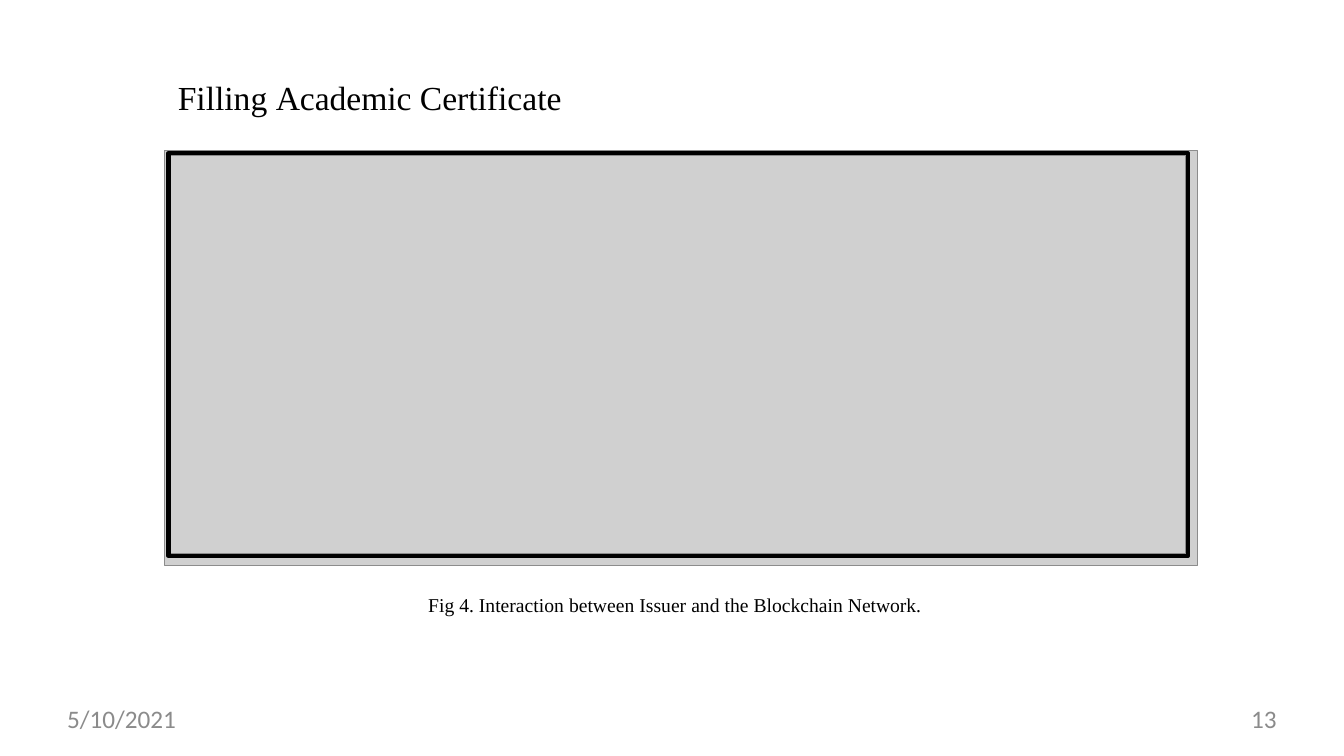
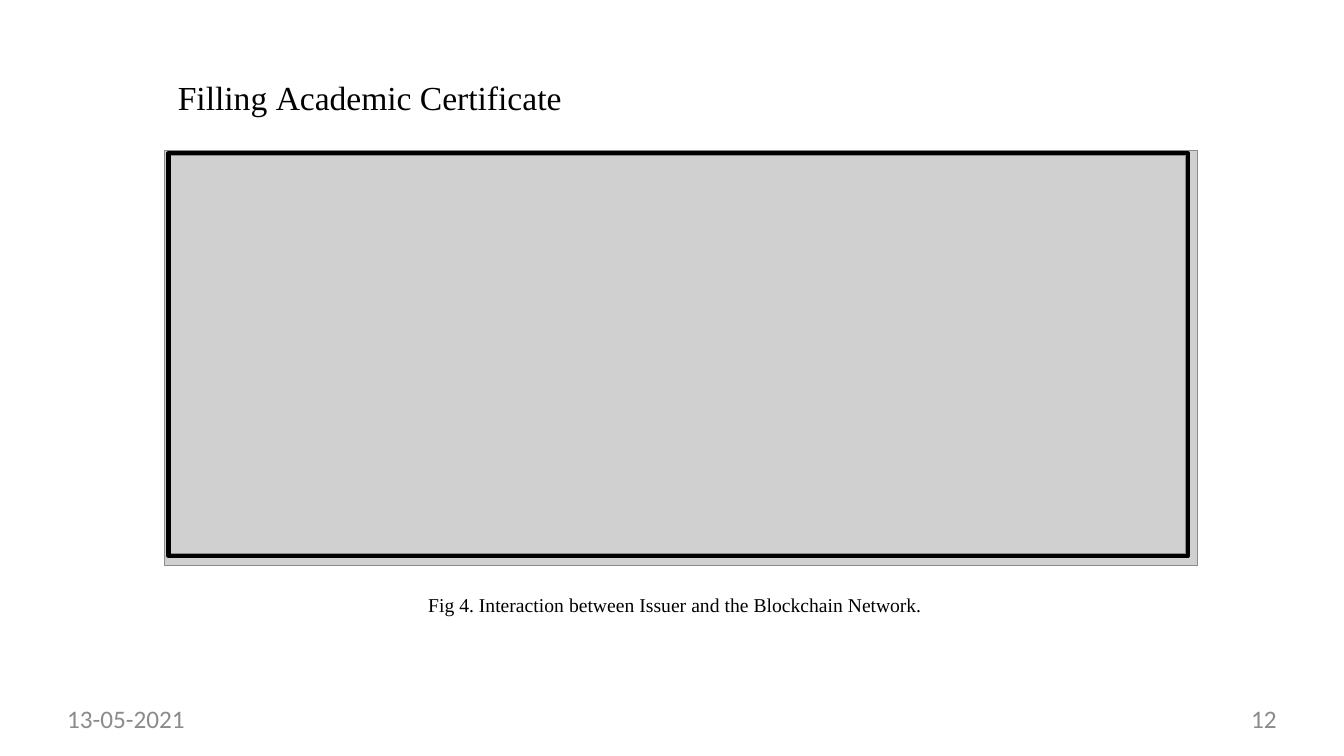
Before and after one commit to vikasbalu/Covid19_RiskCalc, a slide deck: slide 12 of presentation/Project Presentaion.pptx (slide 13 before the commit). Drawn at 1344x756 pixels with LibreOffice and Linux fonts; fonts in the diff are those of the drawing; grey boxes stand for pictures. Boxes give left, top, right and bottom in pixels: in the first picture for what was removed or moved away, otherwise in the second. Text is boxed around its words. In the diff, an @@ line names an element or a change of style, - is before the commit and + after.

```diff
--- a/presentation/Project Presentaion.pptx
+++ b/presentation/Project Presentaion.pptx
@@ text at (x1=67, y1=712, x2=184, y2=728): text changed @@
-5/10/2021
+13-05-2021
@@ page number at (x1=1251, y1=712, x2=1277, y2=728): text changed @@
-13
+12
```
Also in this commit, not shown: 22 other slides changed, 4 slides added, 6 slides removed.
